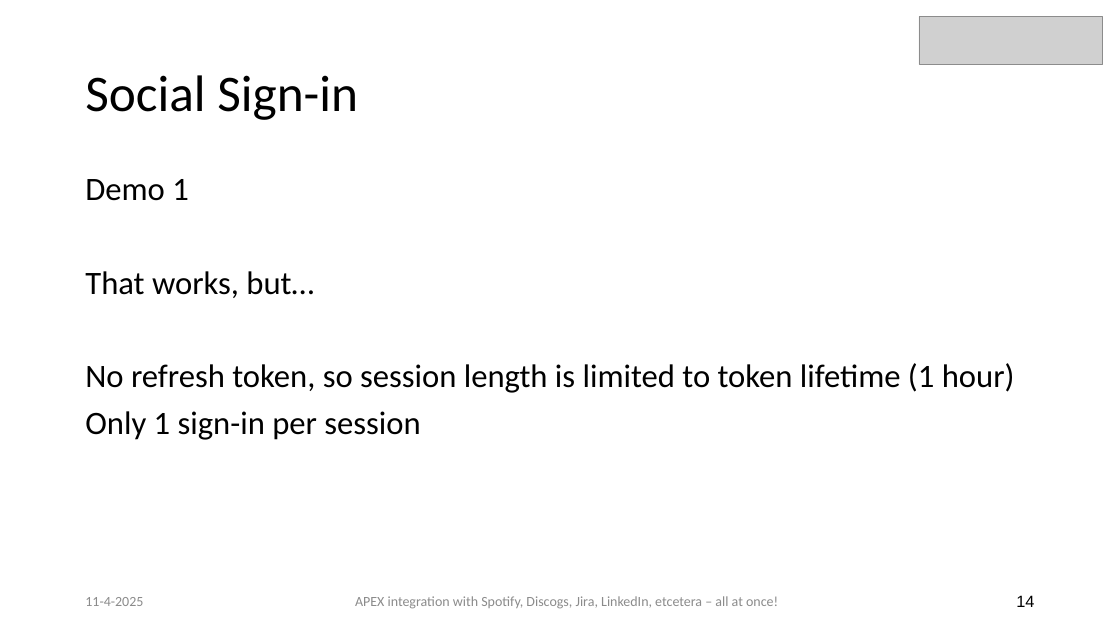
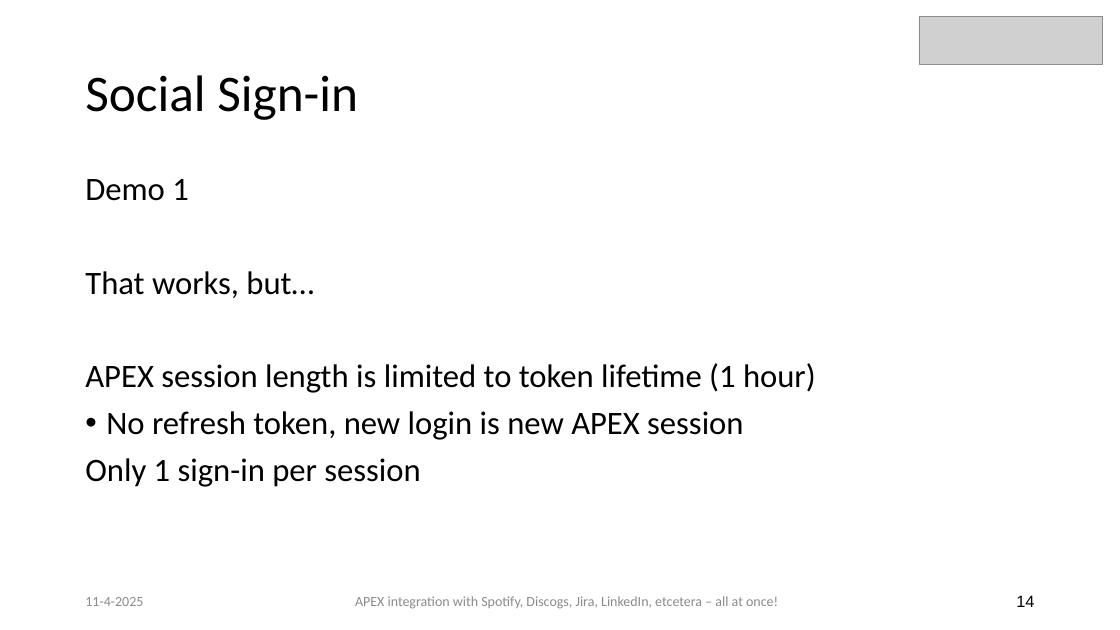
Before and after one commit to avanderput/demoos, a slide deck: slide 14 of DEMO_ALLATONCE/ApexAlpeAdria2025_AllAtOnce.pptx. Drawn at 1120x630 pixels with LibreOffice and Linux fonts; fonts in the diff are those of the drawing; grey boxes stand for pictures. Boxes give left, top, right and bottom in pixels: in the first picture for what was removed or moved away, otherwise in the second. Text is boxed around its words. In the diff, an @@ line names an element or a change of style, - is before the commit and + after.

Commit message:
presentatie

```diff
--- a/DEMO_ALLATONCE/ApexAlpeAdria2025_AllAtOnce.pptx
+++ b/DEMO_ALLATONCE/ApexAlpeAdria2025_AllAtOnce.pptx
@@ text at (x1=85, y1=363, x2=816, y2=440): text changed @@
-No refresh token, so session length is limited to token lifetime (1 hour)
+APEX session length is limited to token lifetime (1 hour)
+• No refresh token, new login is new APEX session
```
